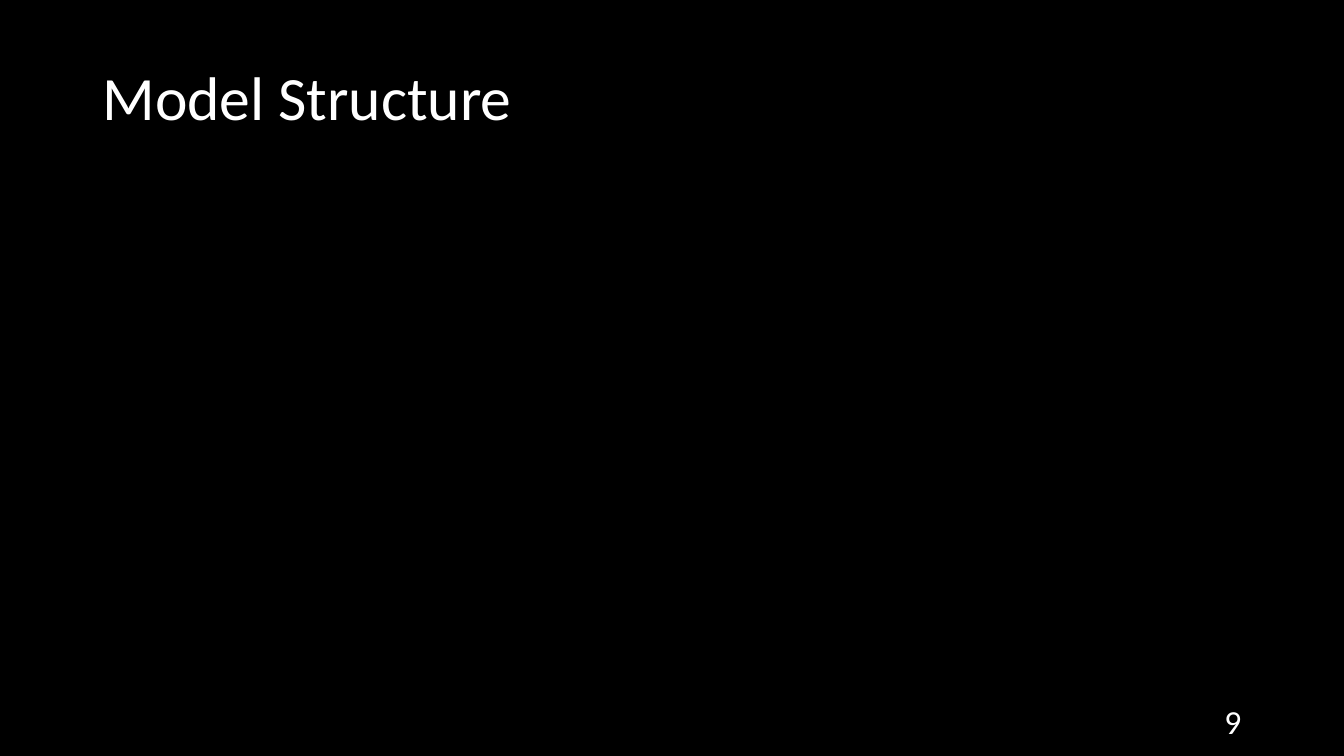
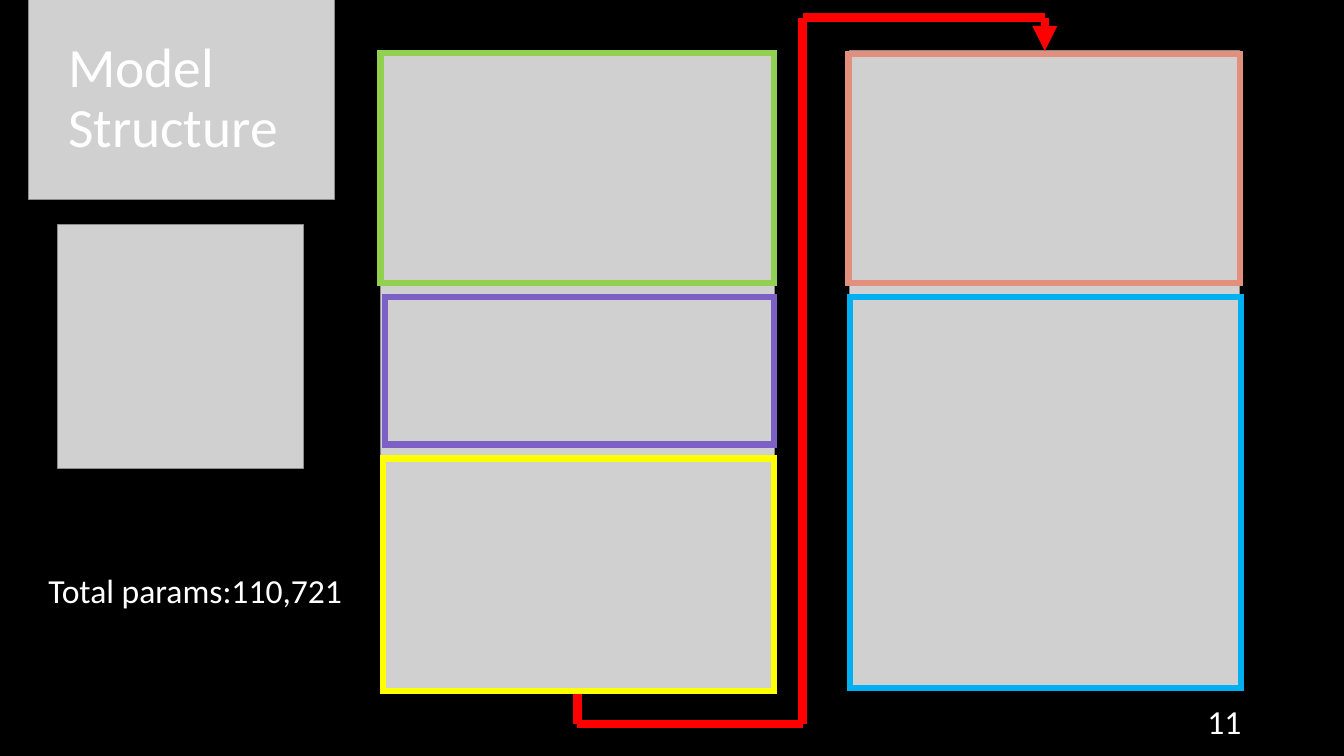
Before and after one commit to AxotZero/NTUSTxIntel--MaskFaceDetection, a slide deck: slide 11 of MaskDetection.pptx (slide 9 before the commit). Drawn at 1344x756 pixels with LibreOffice and Linux fonts; fonts in the diff are those of the drawing; grey boxes stand for pictures. Boxes give left, top, right and bottom in pixels: in the first picture for what was removed or moved away, otherwise in the second. Text is boxed around its words. In the diff, an @@ line names an element or a change of style, - is before the commit and + after.

```diff
--- a/MaskDetection.pptx
+++ b/MaskDetection.pptx
@@ picture added at (28, 0, 335, 200) @@
@@ line added from (803, 17) to (803, 724), #FF0000 6 pt @@
@@ line added from (803, 17) to (1046, 17), #FF0000 6 pt @@
@@ arrow added from (1046, 17) to (1046, 51), #FF0000 6 pt @@
@@ title "Model Structure": place and size @@
-title "Model Structure" at (102, 77, 512, 121)
+title "Model Structure" at (68, 49, 278, 147)
@@ title "Model Structure" at (68, 49, 278, 147): size 44 to 39.6 pt @@
@@ picture added at (380, 51, 774, 692) @@
@@ rectangle added at (380, 53, 774, 283), outline #92D050 4.5 pt @@
@@ rectangle added at (849, 54, 1240, 283), outline #E28F7D 4.5 pt @@
@@ picture added at (850, 51, 1240, 692) @@
@@ picture added at (58, 225, 304, 468) @@
@@ rectangle added at (385, 297, 774, 445), outline #7C60C6 4.5 pt @@
@@ rectangle added at (850, 297, 1241, 689), outline #00B0F0 4.5 pt @@
@@ rectangle added at (383, 459, 774, 691), outline #FFFF00 4.5 pt @@
@@ text added at (48, 579, 342, 609), 24 pt, text #FFFFFF @@
+Total params:110,721
@@ line added from (578, 691) to (578, 724), #FF0000 6 pt @@
@@ page number at (1207, 712, 1241, 734): text changed @@
-9
+11
@@ line added from (578, 724) to (803, 724), #FF0000 6 pt @@
```
Also in this commit, not shown: 18 other slides changed, 8 slides added, 3 slides removed, 46 other files.
